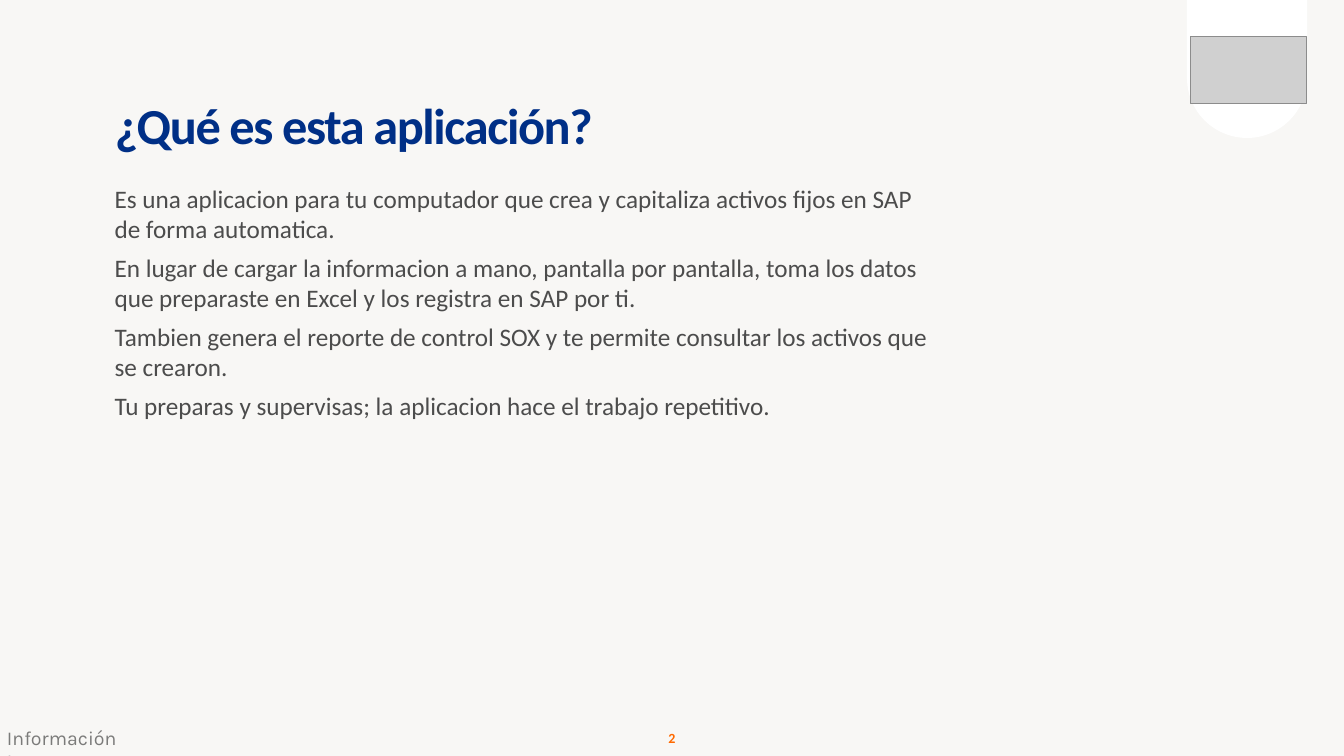
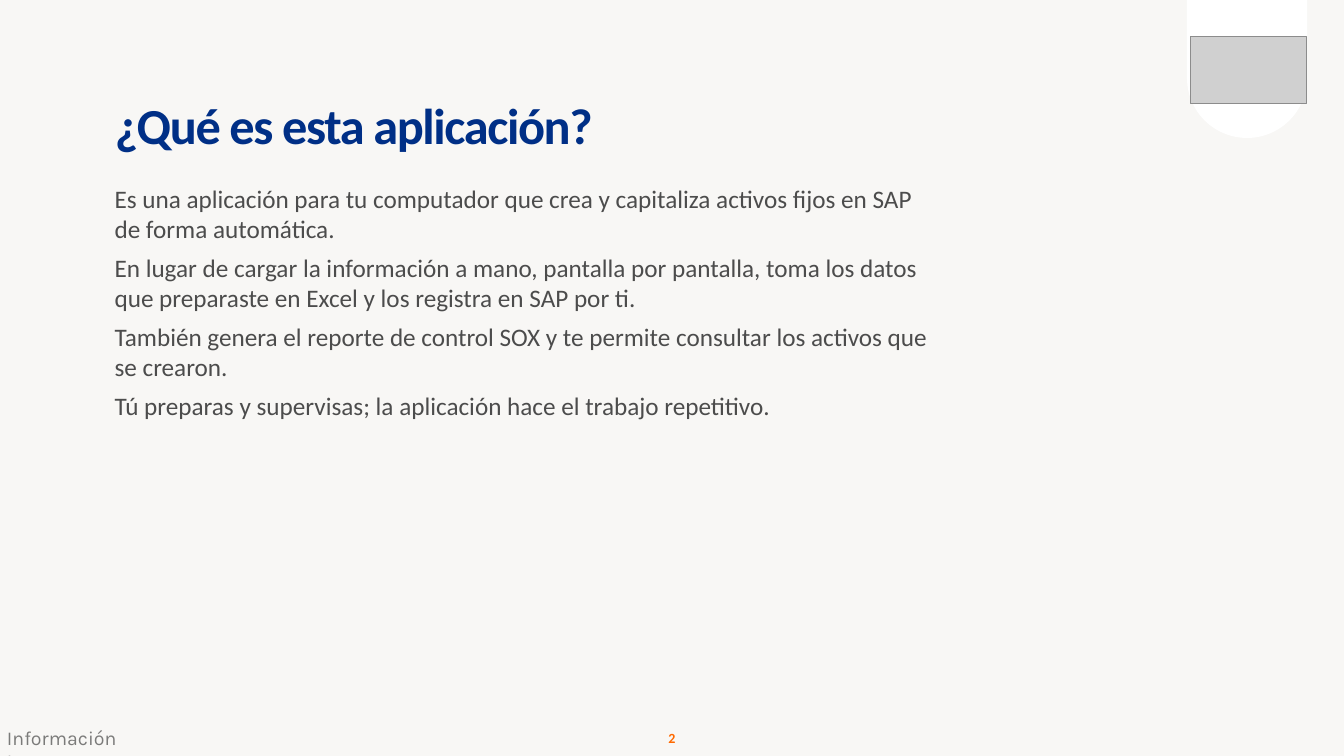
Before and after one commit to santirogu/activos-propios-py, a slide deck: slide 2 of Guia_Usuario_Gestion_Activos_Fijos.pptx. Drawn at 1344x756 pixels with LibreOffice and Linux fonts; fonts in the diff are those of the drawing; grey boxes stand for pictures; background and template pictures are left out. Boxes give left, top, right and bottom in pixels: in the first picture for what was removed or moved away, otherwise in the second. Text is boxed around its words. In the diff, an @@ line names an element or a change of style, - is before the commit and + after.

Commit message:
formato

```diff
--- a/Guia_Usuario_Gestion_Activos_Fijos.pptx
+++ b/Guia_Usuario_Gestion_Activos_Fijos.pptx
@@ text at [115,190,927,420]: text changed @@
-Es una aplicacion para tu computador que crea y capitaliza activos fijos en SAP de forma automatica.
-En lugar de cargar la informacion a mano, pantalla por pantalla, toma los datos que preparaste en Excel y los registra en SAP por ti.
-Tambien genera el reporte de control SOX y te permite consultar los activos que se crearon.
-Tu preparas y supervisas; la aplicacion hace el trabajo repetitivo.
+Es una aplicación para tu computador que crea y capitaliza activos fijos en SAP de forma automática.
+En lugar de cargar la información a mano, pantalla por pantalla, toma los datos que preparaste en Excel y los registra en SAP por ti.
+También genera el reporte de control SOX y te permite consultar los activos que se crearon.
+Tú preparas y supervisas; la aplicación hace el trabajo repetitivo.
```
Also in this commit, not shown: 10 other slides changed, 3 other files.
